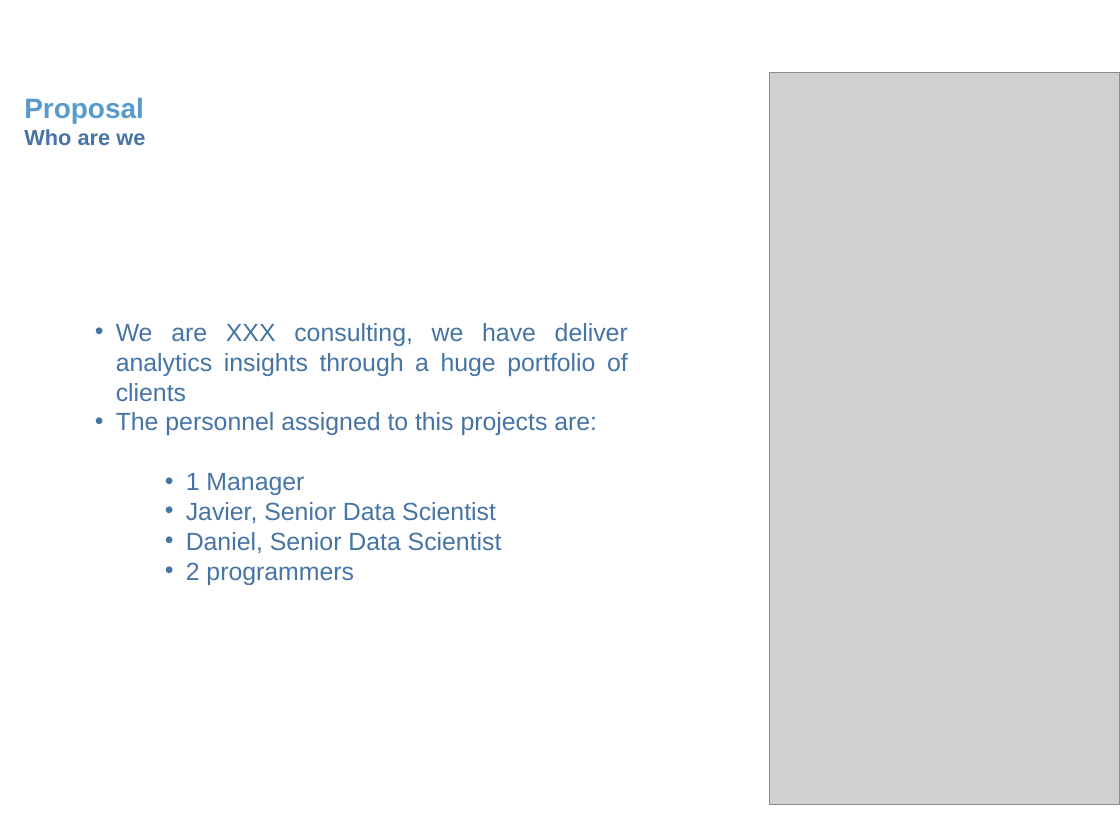
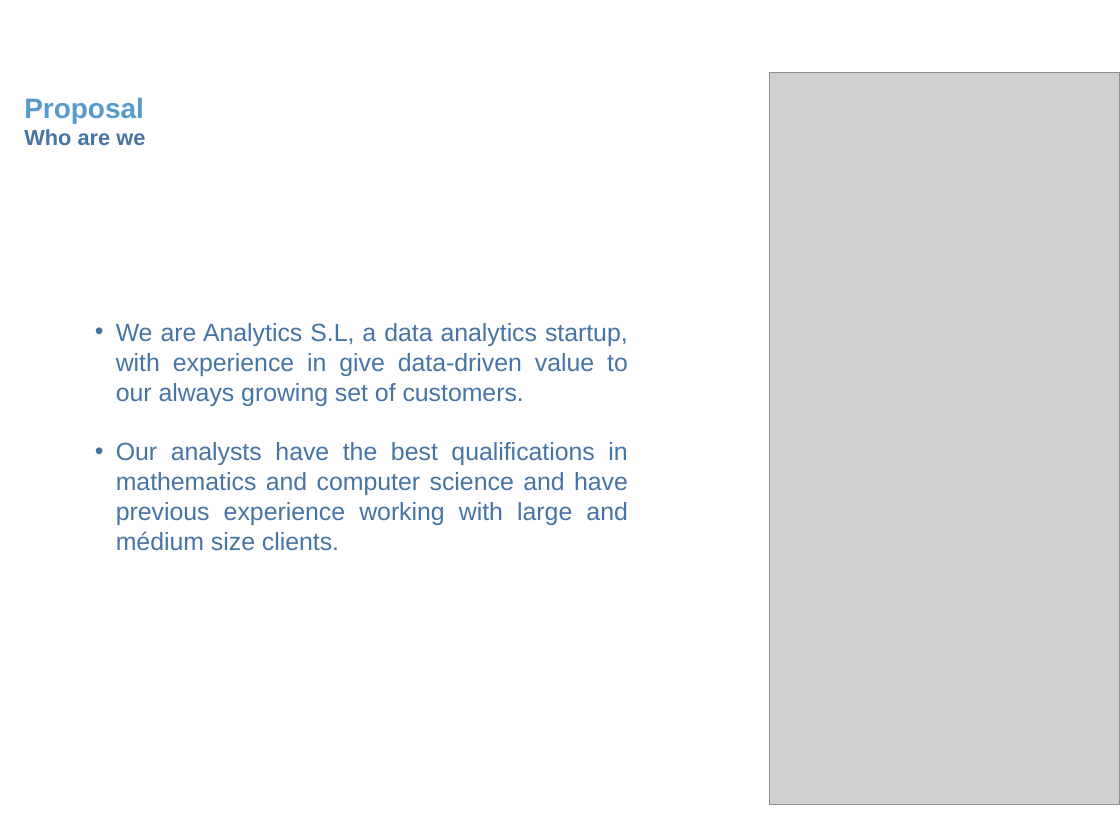
Before and after one commit to DanielMCM/Bakery-Co, a slide deck: slide 7 of 00 Deliverables/Proposal_v2.ppt. Drawn at 1120x840 pixels with LibreOffice and Linux fonts; fonts in the diff are those of the drawing; grey boxes stand for pictures; background and template pictures are left out. Boxes give left, top, right and bottom in pixels: in the first picture for what was removed or moved away, otherwise in the second. Text is boxed around its words. In the diff, an @@ line names an element or a change of style, - is before the commit and + after.

Commit message:
Deliverables draft

```diff
--- a/00 Deliverables/Proposal_v2.ppt
+++ b/00 Deliverables/Proposal_v2.ppt
@@ text at [116, 323, 628, 551]: text changed @@
-• We are XXX consulting, we have deliver analytics insights through a huge portfolio of clients
-• The personnel assigned to this projects are:
-  • 1 Manager
-  • Javier, Senior Data Scientist
-  • Daniel, Senior Data Scientist
-  • 2 programmers
+• We are Analytics S.L, a data analytics startup, with experience in give data-driven value to our always growing set of customers.
+• Our analysts have the best qualifications in mathematics and computer science and have previous experience working with large and médium size clients.
```
Also in this commit, not shown: 7 other slides changed, 1 slide removed, 1 other file.
